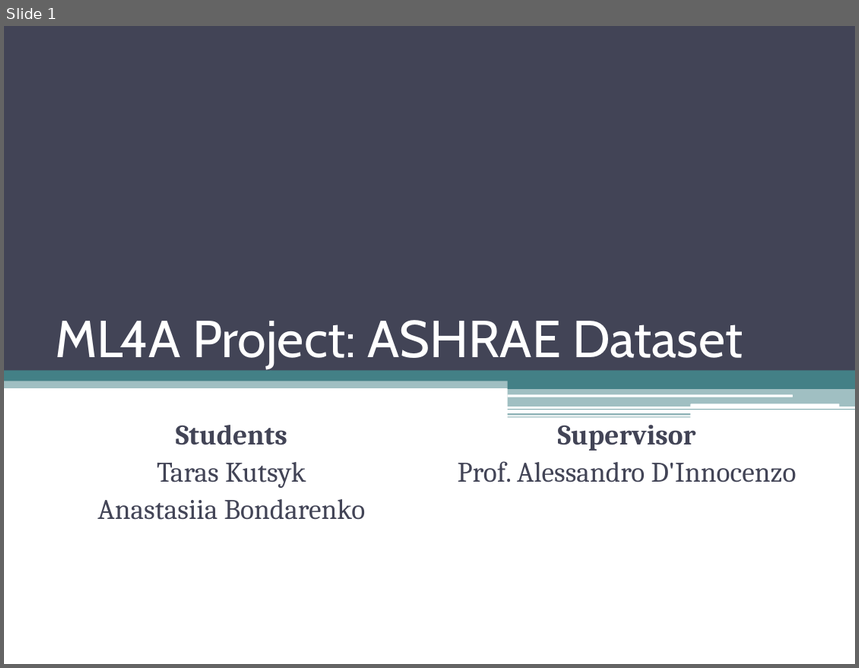
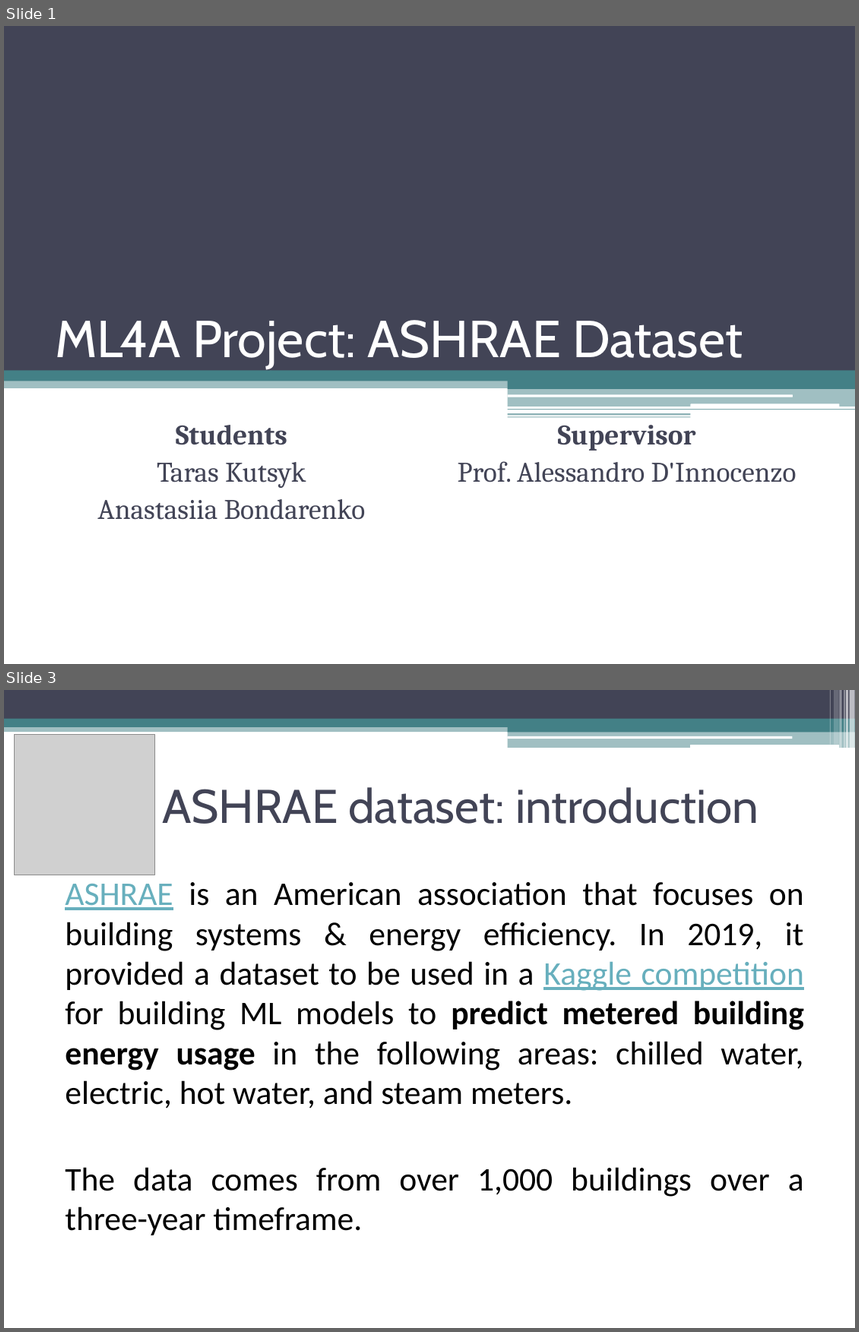
Before and after one commit to TarasKutsyk/ML-for-Automation-Project, a slide deck: Presentation ASHRAE.pptx. Shown one above the other, each under a label of ours: slide 1 before the commit, slides 1 and 3 after it; the slides between them are not shown. The pictures are 859x668 and 859x1332 pixels, drawn with LibreOffice and Linux fonts; fonts in the diff are those of the drawing; grey boxes stand for pictures. Boxes give left, top, right and bottom in pixels: in the first picture for what was removed or moved away, otherwise in the second. Text is boxed around its words. In the diff, an @@ line names an element or a change of style, - is before the commit and + after.

Commit message:
(Pres.) Dataset slides added

```diff
--- a/Presentation ASHRAE.pptx
+++ b/Presentation ASHRAE.pptx
@@ slide 3 added at (4, 690, 855, 1328), background #FFFFFF @@
@@ rectangle added at (4, 690, 855, 719), fill #424456 @@
@@ rectangle added at (829, 690, 831, 745), fill #FFFFFF at 30% opacity @@
@@ rectangle added at (834, 690, 839, 745), fill #FFFFFF at 20% opacity @@
@@ rectangle added at (840, 690, 842, 748), fill #FFFFFF at 40% opacity @@
@@ rectangle added at (844, 690, 845, 748), fill #FFFFFF at 60% opacity @@
@@ rectangle added at (846, 690, 848, 748), fill #FFFFFF at 65% opacity @@
@@ rectangle added at (850, 690, 855, 748), fill #FFFFFF at 65% opacity @@
@@ rectangle added at (4, 724, 855, 732), fill #438086 at 50% opacity @@
@@ rectangle added at (4, 719, 855, 727), fill #438086 @@
@@ picture added at (14, 734, 154, 875) @@
@@ rectangle added at (508, 723, 855, 732), fill #438086 @@
@@ rectangle added at (508, 731, 855, 748), fill #438086 at 50% opacity @@
@@ rounded rectangle added at (507, 736, 792, 739), fill #FFFFFF @@
@@ rounded rectangle added at (690, 745, 839, 748), fill #FFFFFF @@
@@ title added at (162, 787, 759, 824), 40 pt, text #424456 @@
+ASHRAE dataset: introduction
@@ text added at (65, 882, 804, 1236), 28 pt, text #000000 @@
+ASHRAE is an American association that focuses on building systems & energy efficiency. In 2019, it provided a dataset to be used in a Kaggle competition for building ML models to predict metered building energy usage in the following areas: chilled water, electric, hot water, and steam meters.
+The data comes from over 1,000 buildings over a three-year timeframe.
```
Also in this commit, not shown: 1 slide changed, 2 other slides added.
